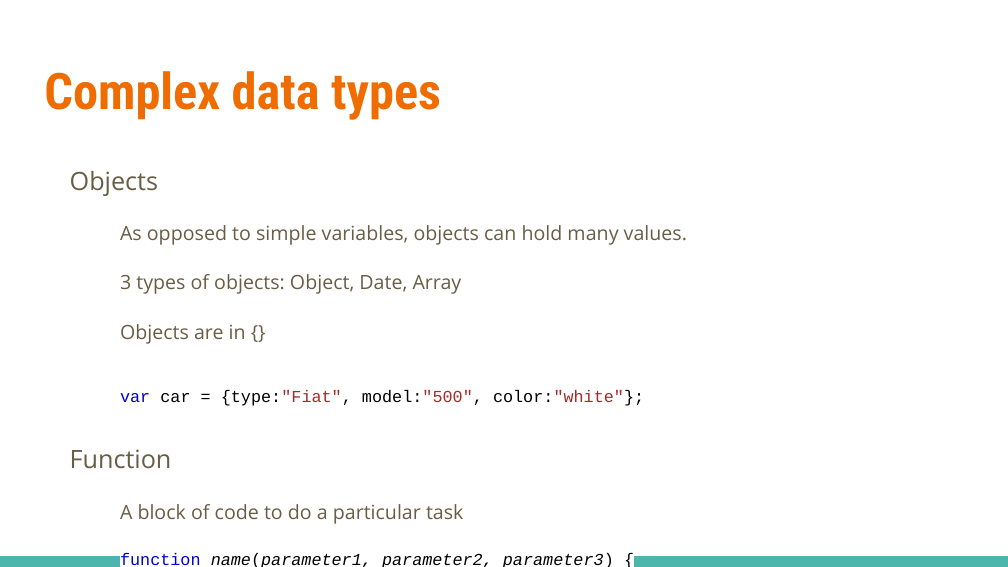
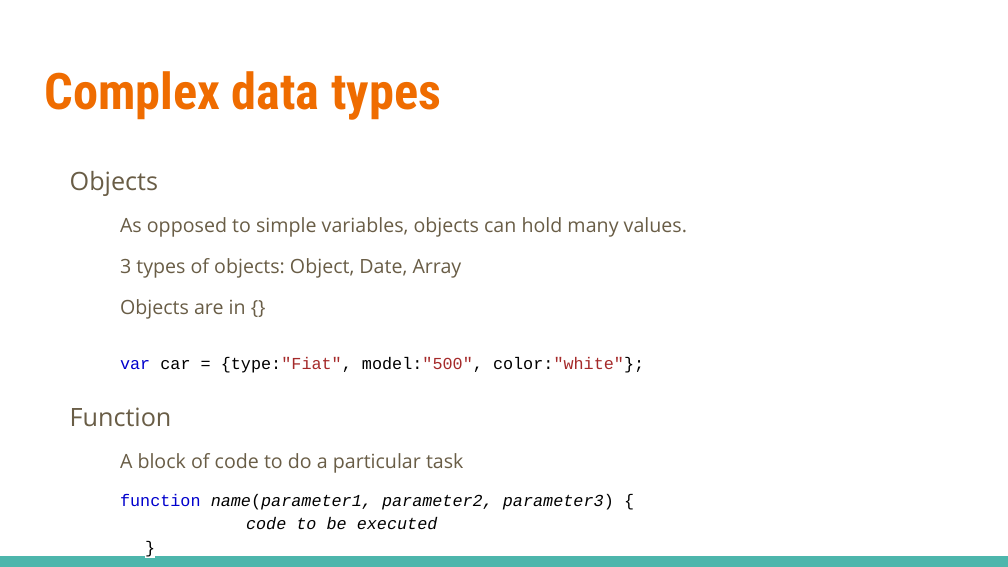
Before and after one commit to linkedin/high-school-trainee, a slide deck: slide 6 of Week 2/Lectures/2.1 JavaScript- Basics.pptx. Drawn at 1008x567 pixels with LibreOffice and Linux fonts; fonts in the diff are those of the drawing. Boxes give left, top, right and bottom in pixels: in the first picture for what was removed or moved away, otherwise in the second. Text is boxed around its words. In the diff, an @@ line names an element or a change of style, - is before the commit and + after.

Commit message:
Updated formatting changes from the conversion from Google Slides to .pptx

```diff
--- a/Week 2/Lectures/2.1 JavaScript- Basics.pptx
+++ b/Week 2/Lectures/2.1 JavaScript- Basics.pptx
@@ text "Objects" at [70,171,687,510]: less space between paragraphs @@
```
Also in this commit, not shown: 2 other slides changed.
